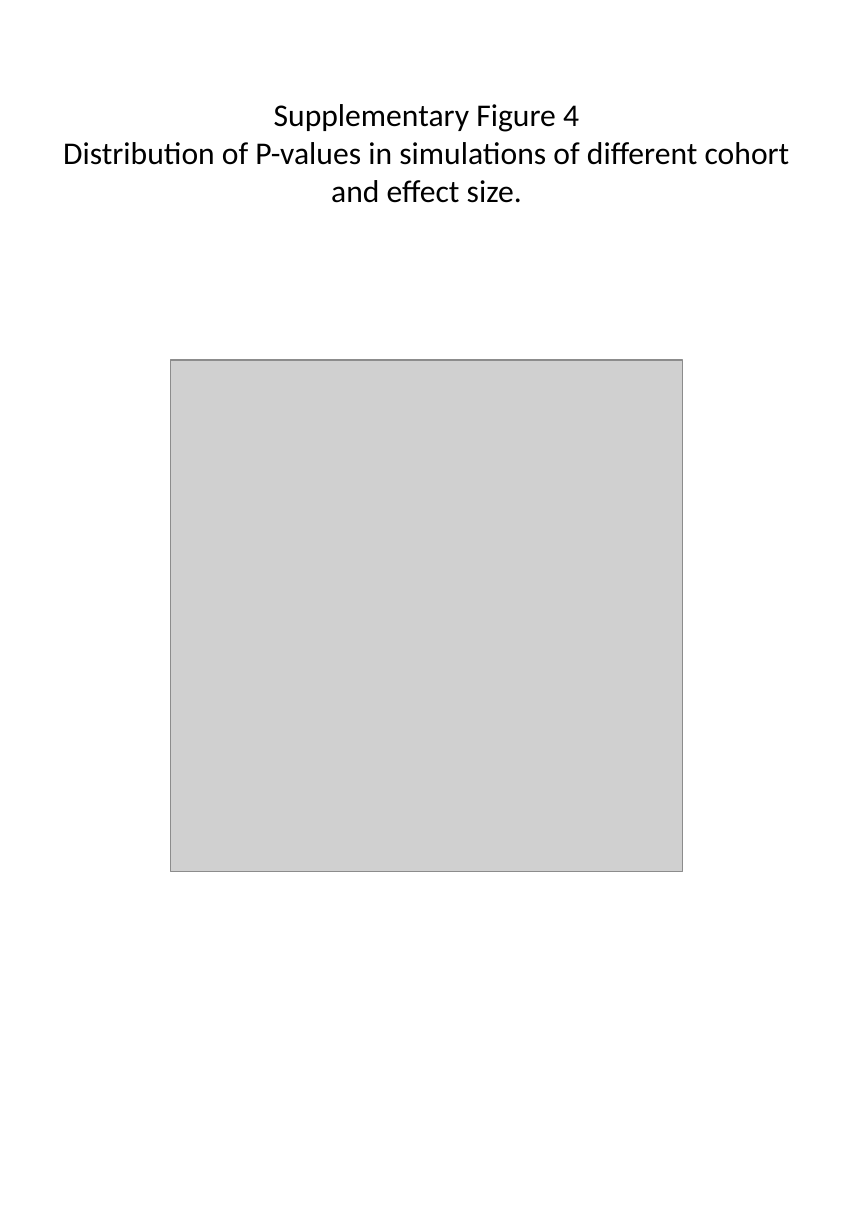
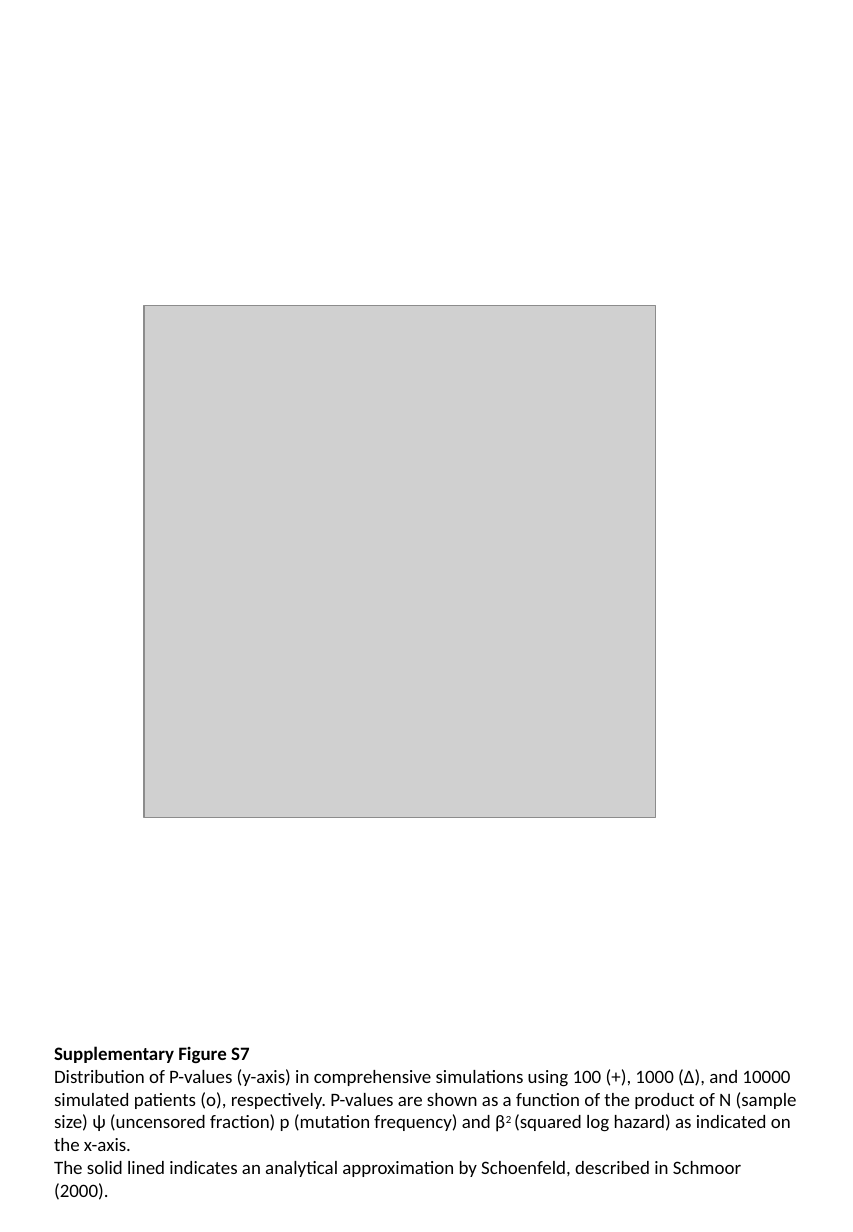
Before and after one commit to gerstung-lab/AML-multistage, a slide deck: slide 7 of figures/Supplementary Figures.pptx (slide 4 before the commit). Drawn at 853x1232 pixels with LibreOffice and Linux fonts; fonts in the diff are those of the drawing; grey boxes stand for pictures. Boxes give left, top, right and bottom in pixels: in the first picture for what was removed or moved away, otherwise in the second. Text is boxed around its words. In the diff, an @@ line names an element or a change of style, - is before the commit and + after.

Commit message:
Updated Figures and Supp Tables/Figures

```diff
--- a/figures/Supplementary Figures.pptx
+++ b/figures/Supplementary Figures.pptx
@@ title removed at (63,104,790,203) @@
-Supplementary Figure 4
-Distribution of P-values in simulations of different cohort and effect size.
@@ picture: place and size @@
-picture at (171,361,682,872)
+picture at (144,306,656,818)
@@ title added at (54,1046,797,1200), 12 pt, text #000000 @@
+Supplementary Figure S7
+Distribution of P-values (y-axis) in comprehensive simulations using 100 (+), 1000 (Δ), and 10000 simulated patients (o), respectively. P-values are shown as a function of the product of N (sample size) ψ (uncensored fraction) p (mutation frequency) and β2 (squared log hazard) as indicated on the x-axis.
+The solid lined indicates an analytical approximation by Schoenfeld, described in Schmoor (2000).
```
Also in this commit, not shown: 3 other slides changed, 3 slides added, 1 slide removed, 1 other file.
